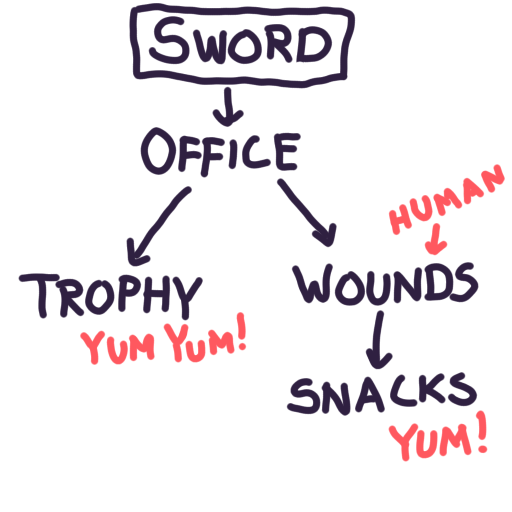
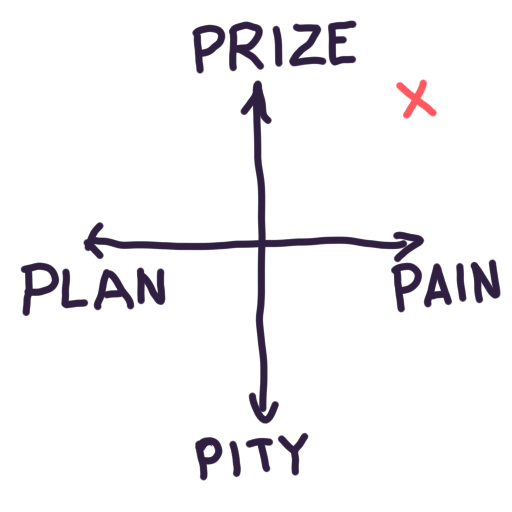
Layered file, before and after one edit (512x512). Changes by layer:
showed group "AxisGraph" (3 layers) over <box>18,3,505,481</box>
hid group "FlowChart" (3 layers) over <box>18,3,505,481</box>
